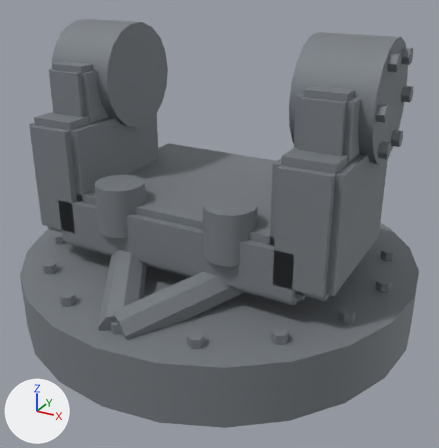
An edit to the glTF model prototype/assets/models/parts/flamethrower_mount.glb, drawn before and after from the same camera.
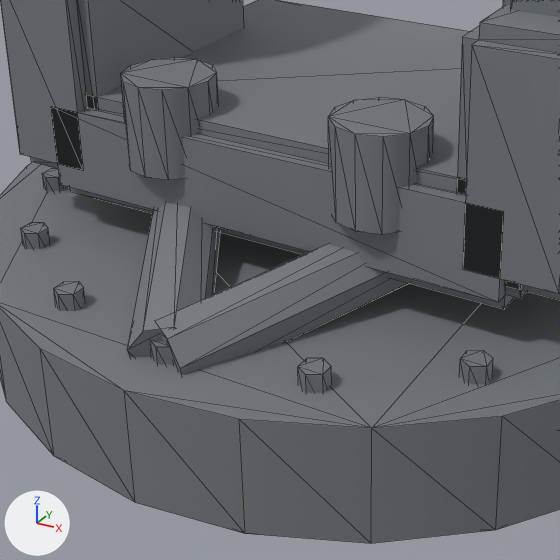
There are two pictures of each version: one whole from a 50 mm lens placed at (0.386, -0.703, 0.473), pointed at (0.013, -0.024, 0.133), one close up on the part from 7% to 74% of the width and 32% to 97% of the height. The axes (+X, +Y, +Z) are drawn at lower left. The lights are the same throughout. The last two pictures show the newer version. The close-ups show mesh edges as thin lines. Vertices at exactly the same position are counted once.

Objects in the first close-up: 'flamethrower_mount'.
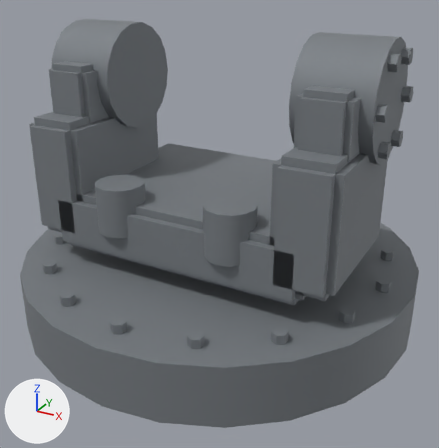
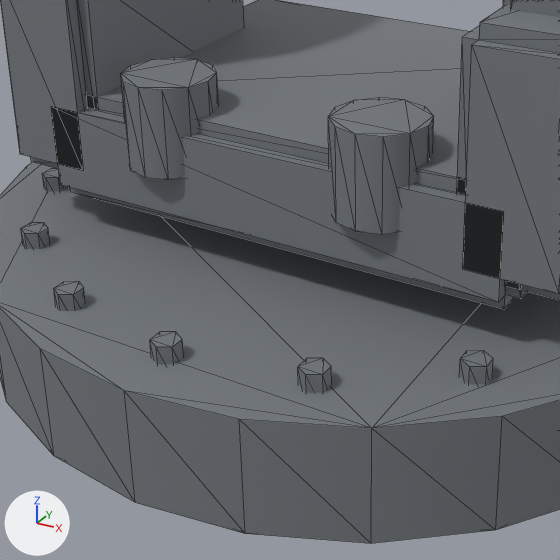
What differs and where, as boxes (x1, y1, x2, y2) in the close-ups (560 x 560 px):
part 1 of me_flamethrower_mount_mesh, deleted
    before: (155, 244, 409, 375)
part 2 of me_flamethrower_mount_mesh, deleted
    before: (127, 202, 221, 357)

Edits to the bpy script that builds the scene:
```text
Change me_flamethrower_mount_mesh:
    used by ob_flamethrower_mount; location = (0.0, 0.0, 0.0)
    remove me_flamethrower_mount_mesh.from_pydata(...)  # 696 vertices, 1232 faces; spans x -0.28..0.28, y -0.28..0.28, z 0.0..0.391
    add me_flamethrower_mount_mesh.from_pydata(...)  # 664 vertices, 1176 faces; spans x -0.28..0.28, y -0.28..0.28, z 0.0..0.391
    me_flamethrower_mount_mesh part 1: the loose piece of 16 vertices spanning x -0.019..0.139, y -0.253..-0.027, z 0.057..0.143 is deleted
    me_flamethrower_mount_mesh part 2: the loose piece of 16 vertices spanning x -0.139..0.019, y -0.253..-0.027, z 0.057..0.143 is deleted
    other edits to the shape of me_flamethrower_mount_mesh do not show in these pictures
```
